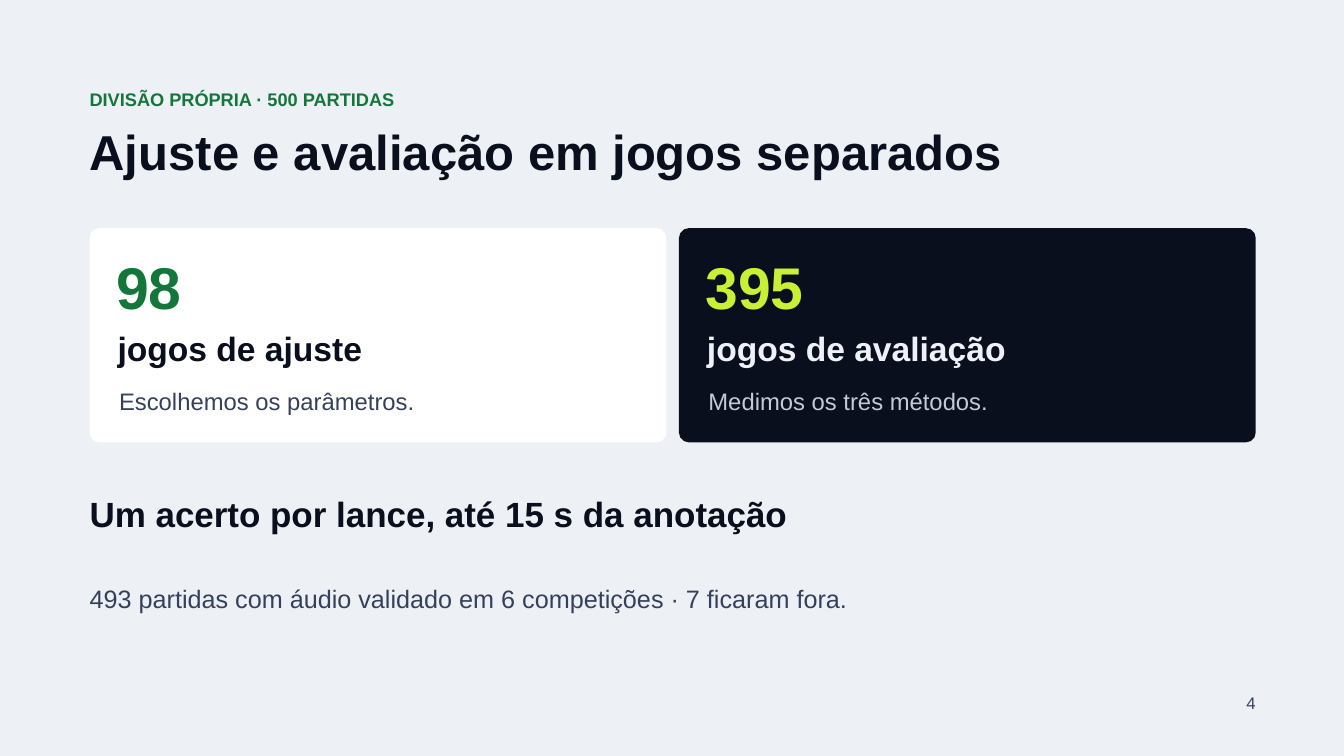
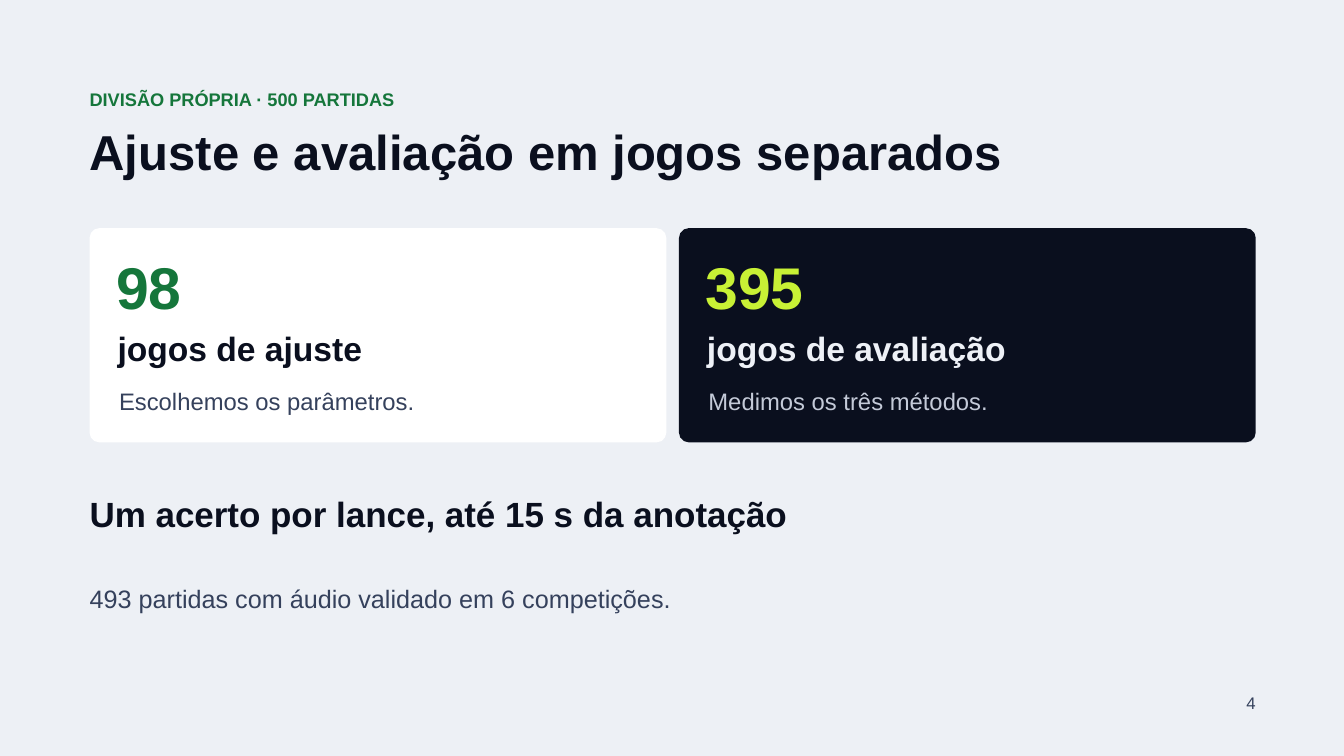
Before and after one commit to orlowf/PDSI-2026, a slide deck: slide 4 of slides/checkpoint-2/Signal-FC-Checkpoint-2.pptx. Drawn at 1344x756 pixels with LibreOffice and Linux fonts; fonts in the diff are those of the drawing. Boxes give left, top, right and bottom in pixels: in the first picture for what was removed or moved away, otherwise in the second. Text is boxed around its words. In the diff, an @@ line names an element or a change of style, - is before the commit and + after.

```diff
--- a/slides/checkpoint-2/Signal-FC-Checkpoint-2.pptx
+++ b/slides/checkpoint-2/Signal-FC-Checkpoint-2.pptx
@@ text at (90,589,670,614): text changed @@
-493 partidas com áudio validado em 6 competições · 7 ficaram fora.
+493 partidas com áudio validado em 6 competições.
```
Also in this commit, not shown: 1 other slide changed, 1 other file.
